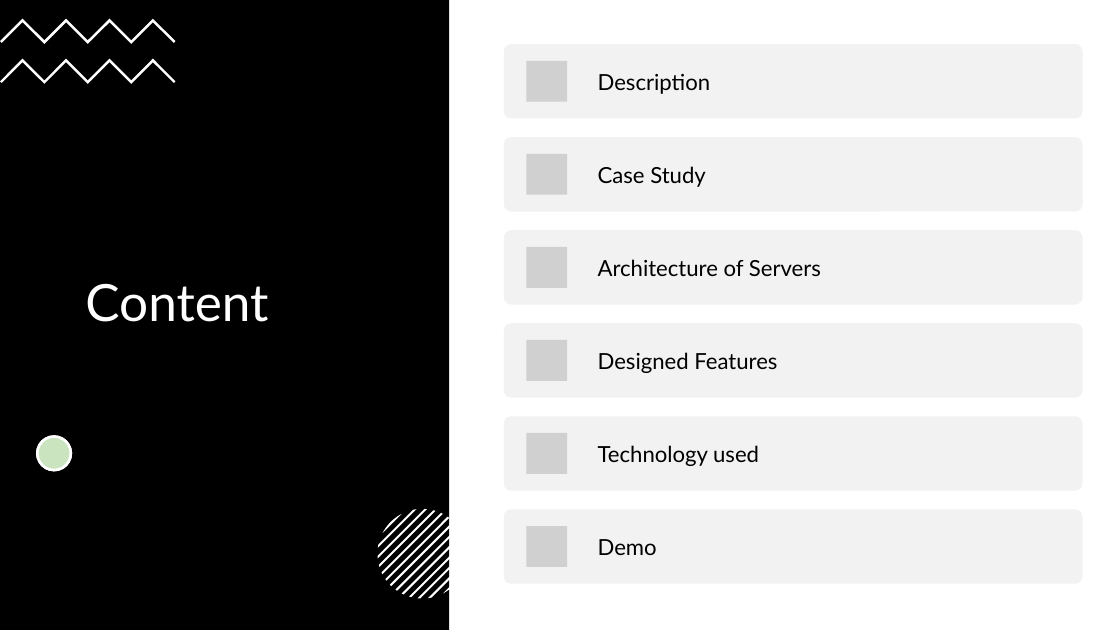
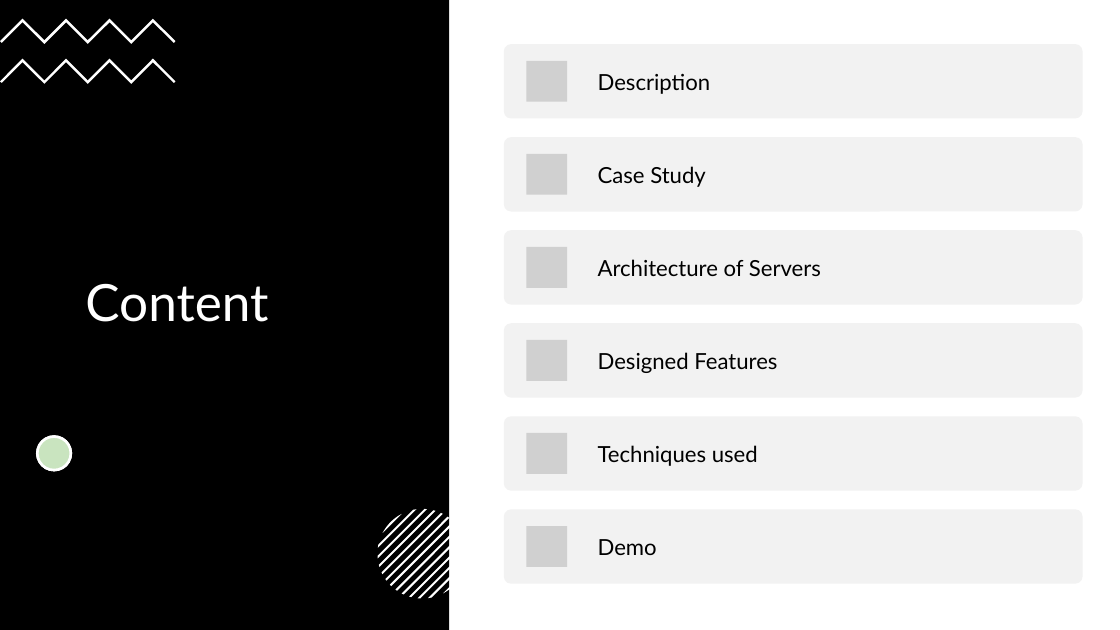
Before and after one commit to lzpmpc005/Simple_MOBA_Server_Simulator, a slide deck: slide 2 of Slides_and_Reports/personal project.pptx. Drawn at 1120x630 pixels with LibreOffice and Linux fonts; fonts in the diff are those of the drawing; grey boxes stand for pictures. Boxes give left, top, right and bottom in pixels: in the first picture for what was removed or moved away, otherwise in the second. Text is boxed around its words. In the diff, an @@ line names an element or a change of style, - is before the commit and + after.

```diff
--- a/Slides_and_Reports/personal project.pptx
+++ b/Slides_and_Reports/personal project.pptx
@@ text at [598, 445, 758, 466]: text changed @@
-Technology used
+Techniques used
```
Also in this commit, not shown: 4 other slides changed, 4 other files.
